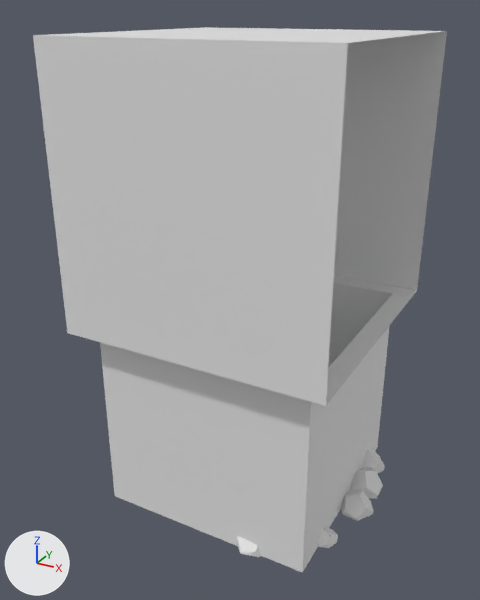
The OBJ model Assets/Assets/spikeTrap.obj, before and after one commit.
Rendered twice from a 50 mm lens placed at (1.09, -2.09, 1.08), pointed at (-0.05, -0.03, 0.05). The axes (+X, +Y, +Z) are drawn at lower left. The lights are the same throughout. Where no turn or scale is listed for an object, it has been applied to the vertices. Vertices at the same position are counted once.

Objects in the first picture: 'spikeTrap'.
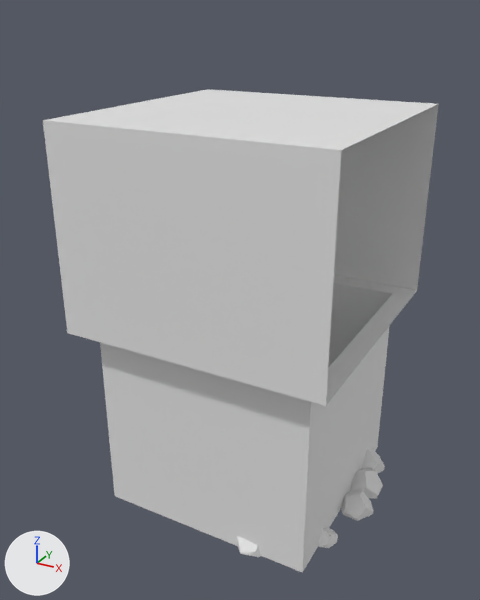
The newer file is also rescaled (x4.0) as a whole; pictures and numbers use the older file's frame.

Pixel boxes (x1, y1, x2, y2) of what changed, in the pictures (480 x 600 px; the box of a moved part takes in the faces that stretch with it):
'spikeTrap', reshaped (11% shorter)
    before: (33, 27, 447, 573)
    after: (43, 89, 439, 573)
part 1 of me_spiketrap, moved or reshaped
    before: (33, 27, 447, 153)
    after: (43, 89, 439, 153)

The edits, one by one:
me_spiketrap has 1292 vertices, 861 faces and spans x -0.53..0.55, y -0.5..0.56, z -0.78..1.0.
me_spiketrap is used by ob_spiketrap; location (0.0, 0.0, 0.0).
Before the commit, vertices of me_spiketrap: 1280 (-0.5, 0.5, 1.0) at pixel (206, 27), 1281 (0.5, 0.5, 1.0) at pixel (447, 31), 1282 (0.5, -0.5, 1.0) at pixel (347, 42), 1283 (-0.5, -0.5, 1.0) at pixel (32, 35).
Part 1, on me_spiketrap:
Vertices 1280 to 1283 of me_spiketrap move by (0.0, 0.0, -0.25).
